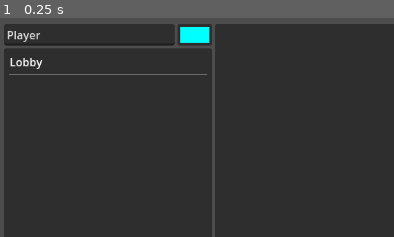
Above: before the commit, frame 1.
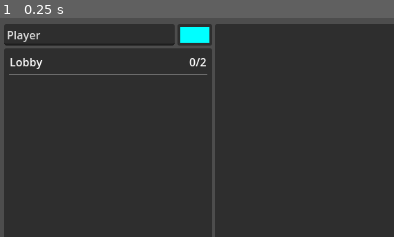
Above: after the commit, the same moment.

Repository: C12-H22-O11/sandbox_study
Game: Godot game, scene res://main.tscn
Two runs of this game, one before a commit and one after it. Both use one fixed random seed, a clock stepped at 60 frames per second and the inputs below.
Inputs:
- Up to frame 1 (0.25 s): no input
The pictures show only the part of the screen within x 0-50%, y 0-50%; the shares and areas given below are measured in that part.

The runs differ from the first frame. In frame 1, 0.1% of the frame differs, in the area x 47-53%, y 18-23%.

Commit message:
General refactors, added time variable to chat messages, etc...

Diff:
--- a/autoloads/lobby.gd
+++ b/autoloads/lobby.gd
@@ -81,6 +81,9 @@
 	member_data.erase(member_id)
 	member_unregistered.emit(member_id)
 
+func kick(member_id: int) -> void:
+	multiplayer.multiplayer_peer.disconnect_peer(member_id)
+
 
 #region RPCs
 
--- a/custom/nodes/member_option_button/member_option_button.gd
+++ b/custom/nodes/member_option_button/member_option_button.gd
@@ -1,23 +1,45 @@
 class_name MemberMenuButton extends MenuButton
+
+enum MemberActions {
+	KICK
+}
 
 var member_id: int
 
 
 func _init(_member_id: int) -> void:
-	self.member_id = _member_id
+	member_id = _member_id
 
 func _ready() -> void:
+	setup()
+	Lobby.member_data_changed.connect(_on_member_data_changed)
+	get_popup().id_pressed.connect(_on_id_pressed)
+
+
+func setup() -> void:
 	var self_marker := "" if multiplayer.get_unique_id() != member_id else " (Self)"
 	var member_name := Lobby.get_member_data(member_id, Lobby.MemberData.NAME) as String
 	var member_color := Lobby.get_member_data(member_id, Lobby.MemberData.COLOR) as Color
 	text = "%s" % member_name + self_marker
 	modulate = member_color
-	Lobby.member_data_changed.connect(_on_member_data_changed)
+	if Lobby.is_owner and multiplayer.get_unique_id() != member_id :
+		get_popup().add_item("Kick", MemberActions.KICK)
+	else:
+		disabled = true
+
 
 func _on_member_data_changed(_member_id: int, data: Lobby.MemberData, value: Variant) -> void:
-	if self.member_id == _member_id:
-		if data == Lobby.MemberData.NAME:
+	if self.member_id != _member_id:
+		return
+
+	match data:
+		Lobby.MemberData.NAME:
 			var self_marker := "" if multiplayer.get_unique_id() != member_id else " (Self)"
 			text = "%s" % value + self_marker
-		if data == Lobby.MemberData.COLOR:
+		Lobby.MemberData.COLOR:
 			modulate = value
+
+func _on_id_pressed(id: int) -> void:
+	match id as MemberActions:
+		MemberActions.KICK:
+			Lobby.kick(member_id)
--- a/main.tscn
+++ b/main.tscn
@@ -84,7 +84,6 @@
 text = "Lobby"
 
 [node name="MemberCountLabel" type="Label" parent="Menu/MarginContainer/HBoxContainer/VBoxContainer/LobbyUI/MarginContainer/VBoxContainer/HBoxContainer"]
-visible = false
 layout_mode = 2
 text = "0/2"
 horizontal_alignment = 2
--- a/scenes/UI/chat_ui/chat_ui.gd
+++ b/scenes/UI/chat_ui/chat_ui.gd
@@ -21,8 +21,10 @@
 func add_message(chat_message: ChatMessage) -> void:
 	var member_id := chat_message.member_id
 	var message := chat_message.message
+	var time_received := chat_message.time_received
 	var member_name := Lobby.get_member_data(member_id, Lobby.MemberData.NAME) as String
 	var member_color := Lobby.get_member_data(member_id, Lobby.MemberData.COLOR) as Color
+	chat_rich_text_label.append_text("%s - " % time_received)
 	chat_rich_text_label.push_color(member_color)
 	chat_rich_text_label.append_text("%s: " % member_name)
 	chat_rich_text_label.pop()
@@ -43,7 +45,8 @@
 	chat_message_line_edit.editable = false
 
 func _on_message_received(member_id: int, message: String) -> void:
-	var chat_message := ChatMessage.new(member_id, message)
+	var time_received := Time.get_time_string_from_system()
+	var chat_message := ChatMessage.new(member_id, message, time_received)
 	chat_messages.append(chat_message)
 	add_message(chat_message)
 
@@ -60,7 +63,9 @@
 class ChatMessage:
 	var member_id: int
 	var message: String
+	var time_received: String
 
-	func _init(_member_id: int, _message: String) -> void:
+	func _init(_member_id: int, _message: String, _time_received: String) -> void:
 		member_id = _member_id
 		message = _message
+		time_received = _time_received
--- a/scenes/UI/lobby_ui/lobby_ui.gd
+++ b/scenes/UI/lobby_ui/lobby_ui.gd
@@ -12,9 +12,13 @@
 	Lobby.member_registered.connect(_on_member_registered)
 	Lobby.member_unregistered.connect(_on_member_unregistered)
 	close_button.pressed.connect(_on_close_button_pressed)
+	fill()
 
 
 func fill() -> void:
+	if not Lobby.in_lobby:
+		return
+
 	for member_id: int in Lobby.member_data:
 		add_member(multiplayer.get_unique_id())
 
